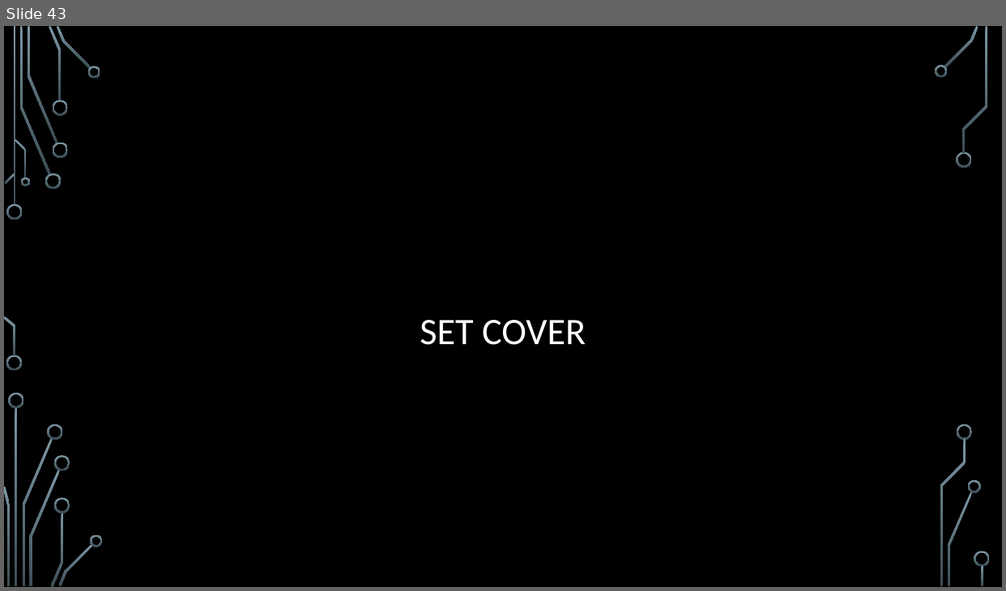
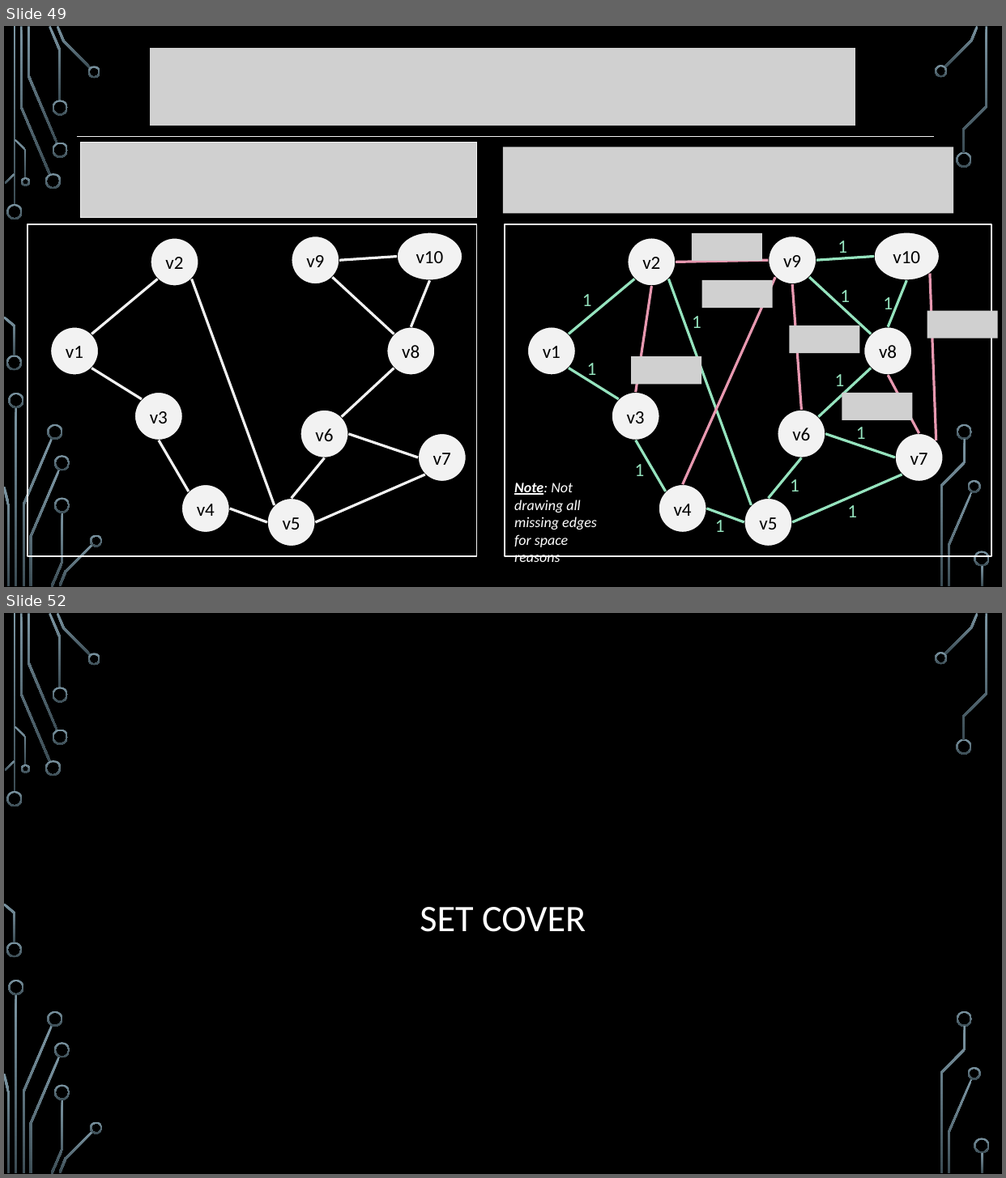
Before and after one commit to markfloryan/advAlgo, a slide deck: slides/Approx-01-Intro.pptx. Shown one above the other, each under a label of ours: slide 43 before the commit, slides 49 and 52 after it; the slides between them are not shown. The pictures are 1006x591 and 1006x1178 pixels, drawn with LibreOffice and Linux fonts; fonts in the diff are those of the drawing; grey boxes stand for pictures; background and template pictures are left out. Boxes give left, top, right and bottom in pixels: in the first picture for what was removed or moved away, otherwise in the second. Text is boxed around its words. In the diff, an @@ line names an element or a change of style, - is before the commit and + after.

```diff
--- a/slides/Approx-01-Intro.pptx
+++ b/slides/Approx-01-Intro.pptx
@@ slide 49 added at (4,26,1002,587), background picture (left out); not listed: 36 template elements that a slide beside it also shows @@
@@ picture added at (150,48,857,126) @@
@@ line added from (77, 137) to (935, 137), #F2F2F2 0.75 pt @@
@@ picture added at (80,142,476,218) @@
@@ picture added at (503,148,954,214) @@
@@ group added at (505,224,997,562): 18 lines, 13 texts, 10 ellipses, 6 pictures, 1 rectangle @@
+v1
+v3
+v6
+v8
+v9
+v2
+v4
+v5
+v7
+v10
+Note: Not drawing all missing edges for space reasons
+1
+1
+1
+1
+1
+1
+1
+1
+1
+1
+1
+1
@@ group added at (27,224,476,557): 12 lines, 10 ellipses, 1 rectangle @@
+v1
+v3
+v6
+v8
+v9
+v2
+v4
+v5
+v7
+v10
@@ what was slide 43 is now slide 52 @@
```
Also in this commit, not shown: 4 slides changed, 9 other slides added, 1 slide removed, 1 other file.
